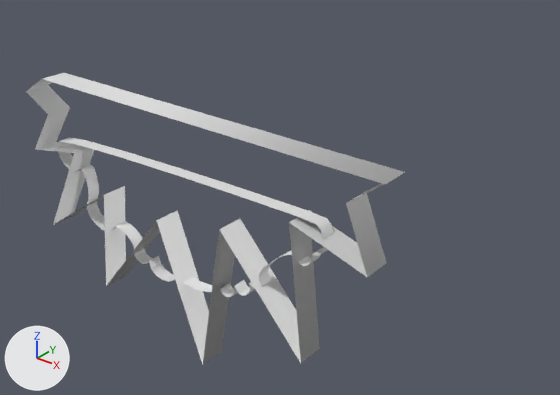
The Blender file Content/PuffBOMB/3D/BladeMBlock01.blend: old version first, new version second.
Camera for both pictures: a camera (50 mm lens) standing at (35.0, -23.0, 24.8) and looking at (15.0, 2.0, 9.4). The lights are fixed; the arrows at lower left show +X, +Y and +Z. The same objects are shown in both versions, whatever each file hides.
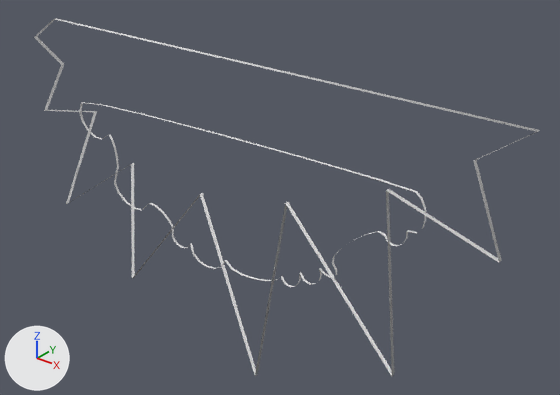
Edits to the bpy script that builds the scene:
```text
Change cu_curve_001:
    where _sp = cu_curve_001.splines.new('BEZIER'); _sp.bezier_points.add(13)
    remove _sp.bezier_points.foreach_set('co', [0.883, 0.526, 0.0, 1.322, 0.191, 0.0, 1.421, -0.318, 0.0, 1.955, -0.597, 0.0, 2.404, -0.82, 0.0, 2.709, -0.882, 0.0, 3.277, -0.906, 0.0, 4.117, -0.802, 0.0, 4.374, -0.652, 0.0, 4.633, -0.509, 0.0, 4.798, -0.385, 0.0, 5.388, 0.149, 0.0, 5.625, 0.279, 0.0, 5.682, 0.699, 0.0])
    remove _sp.bezier_points.foreach_set('handle_left', [0.984, 0.64, 0.0, 1.146, -0.063, 0.0, 1.547, -0.166, 0.0, 1.846, -0.877, 0.0, 2.488, -0.693, 0.0, 2.601, -1.093, 0.0, 3.226, -1.161, 0.0, 4.104, -0.937, 0.0, 4.408, -0.9, 0.0, 4.725, -0.654, 0.0, 4.933, -0.517, 0.0, 5.335, 0.293, 0.0, 5.663, 0.0988, 0.0, 5.829, 0.653, 0.0])
    remove _sp.bezier_points.foreach_set('handle_right', [0.651, 0.263, 0.0, 1.404, 0.311, 0.0, 1.193, -0.593, 0.0, 2.025, -0.418, 0.0, 2.327, -0.936, 0.0, 2.703, -1.189, 0.0, 3.373, -1.118, 0.0, 4.156, -0.953, 0.0, 4.472, -0.879, 0.0, 4.774, -0.628, 0.0, 4.696, -0.285, 0.0, 5.445, -0.0073, 0.0, 5.871, 0.23, 0.0, 5.546, 0.741, 0.0])
    add _sp.bezier_points.foreach_set('co', [5.084, 9.014, 0.0, 7.977, 6.812, 0.0, 8.632, 3.456, 0.0, 12.15, 1.619, 0.0, 15.11, 0.148, 0.0, 17.12, -0.259, 0.0, 20.86, -0.417, 0.0, 26.4, 0.268, 0.0, 28.09, 1.257, 0.0, 29.8, 2.199, 0.0, 30.88, 3.015, 0.0, 34.77, 6.535, 0.0, 36.33, 7.386, 0.0, 36.71, 10.15, 0.0])
    add _sp.bezier_points.foreach_set('handle_left', [5.75, 9.767, 0.0, 6.818, 5.135, 0.0, 9.465, 4.459, 0.0, 11.43, -0.226, 0.0, 15.66, 0.987, 0.0, 16.41, -1.653, 0.0, 20.52, -2.097, 0.0, 26.31, -0.623, 0.0, 28.31, -0.378, 0.0, 30.4, 1.24, 0.0, 31.77, 2.142, 0.0, 34.42, 7.479, 0.0, 36.59, 6.201, 0.0, 37.68, 9.855, 0.0])
    add _sp.bezier_points.foreach_set('handle_right', [3.556, 7.286, 0.0, 8.521, 7.598, 0.0, 7.129, 1.645, 0.0, 12.61, 2.796, 0.0, 14.6, -0.615, 0.0, 17.08, -2.285, 0.0, 21.49, -1.817, 0.0, 26.66, -0.728, 0.0, 28.74, -0.243, 0.0, 30.72, 1.41, 0.0, 30.21, 3.67, 0.0, 35.15, 5.502, 0.0, 37.96, 7.065, 0.0, 35.81, 10.43, 0.0])
Change cu_curve:
    where _sp = cu_curve.splines.new('BEZIER'); _sp.bezier_points.add(15)
    remove _sp.bezier_points.foreach_set('co', [6.242, 5.001, 0.0, 5.769, 4.641, 0.0, 6.092, 3.826, 0.0, 4.992, 4.153, 0.0, 5.194, 2.212, 0.0, 3.869, 3.682, 0.0, 3.434, 1.33, 0.0, 2.688, 3.429, 0.0, 1.401, 1.857, 0.0, 1.591, 3.489, 0.0, 0.201, 2.539, 0.0, 1.004, 3.989, 0.0, 0.00426, 3.789, 0.0, 0.483, 4.469, 0.0, 0.0, 4.72, 0.0, 0.438, 5.002, 0.0])
    remove _sp.bezier_points.foreach_set('handle_left', [5.689, 4.978, 0.0, 6.025, 4.671, 0.0, 5.892, 4.185, 0.0, 5.274, 4.048, 0.0, 5.187, 2.567, 0.0, 3.973, 3.475, 0.0, 3.602, 1.801, 0.0, 2.731, 3.185, 0.0, 1.741, 2.292, 0.0, 1.54, 3.116, 0.0, 0.561, 2.763, 0.0, 0.789, 3.629, 0.0, 0.423, 3.864, 0.0, 0.253, 4.244, 0.0, 0.277, 4.608, 0.0, 0.146, 4.825, 0.0])
    remove _sp.bezier_points.foreach_set('handle_right', [5.97, 4.758, 0.0, 5.879, 4.395, 0.0, 5.58, 4.028, 0.0, 5.023, 3.9, 0.0, 4.928, 2.589, 0.0, 3.794, 3.454, 0.0, 3.374, 1.627, 0.0, 2.497, 3.231, 0.0, 1.464, 2.33, 0.0, 1.261, 3.276, 0.0, 0.433, 3.012, 0.0, 0.63, 3.915, 0.0, 0.394, 4.174, 0.0, 0.219, 4.555, 0.0, 0.208, 4.852, 0.0, 0.823, 5.013, 0.0])
    add _sp.bezier_points.foreach_set('co', [34.01, 15.56, 0.0, 31.99, 14.02, 0.0, 33.37, 10.53, 0.0, 28.67, 11.94, 0.0, 29.53, 3.632, 0.0, 23.86, 9.922, 0.0, 22.0, -0.137, 0.0, 18.81, 8.836, 0.0, 13.31, 2.115, 0.0, 14.12, 9.093, 0.0, 8.18, 5.032, 0.0, 11.61, 11.23, 0.0, 7.337, 10.38, 0.0, 9.385, 13.29, 0.0, 7.318, 14.36, 0.0, 9.192, 15.57, 0.0])
    add _sp.bezier_points.foreach_set('handle_left', [31.65, 15.46, 0.0, 33.08, 14.15, 0.0, 32.52, 12.07, 0.0, 29.87, 11.48, 0.0, 29.5, 5.152, 0.0, 24.31, 9.034, 0.0, 22.72, 1.878, 0.0, 19.0, 7.795, 0.0, 14.77, 3.977, 0.0, 13.91, 7.501, 0.0, 9.716, 5.99, 0.0, 10.69, 9.694, 0.0, 9.129, 10.7, 0.0, 8.4, 12.32, 0.0, 8.503, 13.88, 0.0, 7.943, 14.81, 0.0])
    add _sp.bezier_points.foreach_set('handle_right', [32.85, 14.52, 0.0, 32.46, 12.97, 0.0, 31.18, 11.4, 0.0, 28.8, 10.85, 0.0, 28.39, 5.246, 0.0, 23.54, 8.943, 0.0, 21.75, 1.131, 0.0, 18.0, 7.99, 0.0, 13.58, 4.138, 0.0, 12.71, 8.185, 0.0, 9.169, 7.055, 0.0, 10.01, 10.92, 0.0, 9.005, 12.03, 0.0, 8.254, 13.65, 0.0, 8.209, 14.92, 0.0, 10.84, 15.61, 0.0])
    cu_curve.extrude: 0.2 -> 0.1
Change ob_curve_001:
    ob_curve_001.location: (-1.27, 0.0, 7.71) -> (0.69, 0.0, 6.58)
    ob_curve_001.scale: (3.52, 3.52, 3.52) -> (0.605, 0.605, 0.605)
Change ob_curve:
    ob_curve.location: (0.04, 0.0, -4.59) -> (-6.76, 0.0, 0.61)
    ob_curve.scale: (3.52, 3.52, 3.52) -> (0.992, 0.992, 0.992)
```

Boxes [x1, y1, x2, y2] around the edits, measured in the pictures (560 x 395 px):
'Curve', reshaped, moved, rescaled (33% wider, 23% taller)
    before: [26, 73, 405, 365]
    after: [34, 18, 540, 376]
'Curve.001', reshaped, moved, rescaled (25% wider, 16% taller)
    before: [57, 138, 334, 298]
    after: [79, 102, 426, 287]
